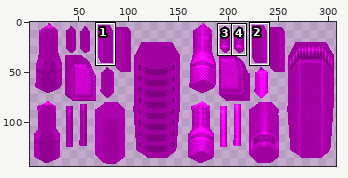
Two versions of one sprite sheet, qw/textures/models/g_light_0.png. The first picture is a wide view before the edit; the outline marks the close-up.
Close-up. Before:
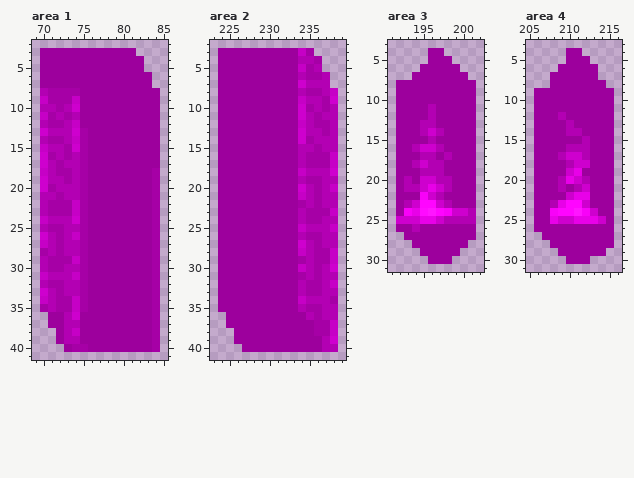
The file is 308x144 pixels. Colours within 5 levels of each other are drawn and written as one. Shown: area 1: x 69..85, y 2..41; area 2: x 223..239, y 2..41; area 3: x 191..202, y 3..31; area 4: x 205..216, y 3..31. The wide view leaves out empty margins. The commit also changed other parts of the picture, which this record leaves out.
The same view after the edit:
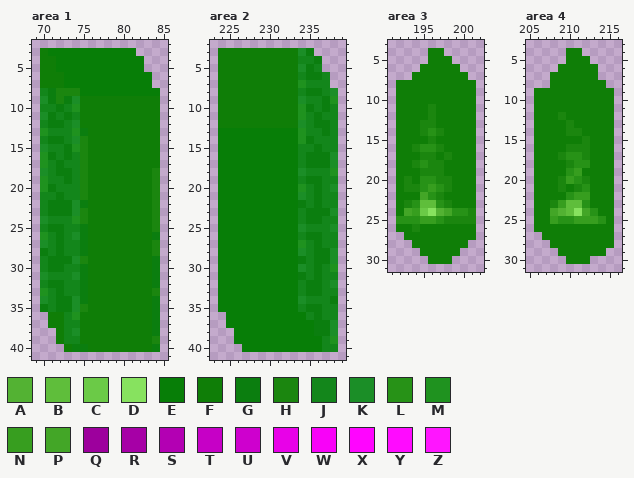
Palette (. is transparent): A #53b233  B #5fbe3b  C #6bca47  D #87e25f  E #077e07  F #0f7e07  G #0b7e0f  H #1b860f  J #13861b  K #1b8e27  L #279217  M #1f921f  N #379e1f  P #43a627  Q #9d009d  R #a600a6  S #b300b3  T #c600c6  U #ce00ce  V #e801e8  W #f802f8  X #ff05ff  Y #ff0bff  Z #ff15ff
Changes in this commit:
Changed rows in their new state; - is an unchanged pixel.
Area 1:
first column x 70:
 3 FEEEEEEEEEEE---
 4 FFEEEEEEEEEEE--
 5 FFEEEEEEEEEEE--
 6 FFFEEEEEEEEEEE-
 7 FFFEEEEEEEEEEE-
 8 JGHHHEEEEEEEEEE
 9 KGHGKFFFFFFFFFF
10 JJGJMFFFFFFFFFF
11 KGJGJFFFFFFFFFF
12 JGGJKFFFFFFFFFF
13 MJJJMGFFFFFFFFF
14 JGGJKHFFFFFFFFF
15 KJJGMHFFFFFFFFF
16 MGJGJHFFFFFFFFF
17 MJGJJHFFFFFFFFF
18 KJGGJHFFFFFFFFH
19 MJJGJHFFFFFFFFH
20 MGJJJHFFFFFFFFH
21 JJGJJHFFFFFFFFH
22 JGGGKGFFFFFFFFH
23 JGGGKHFFFFFFFFH
24 KJJJMHFFFFFFFFH
25 JGGJJGFFFFFFFFH
26 MJGJKGFFFFFFFFG
27 KJGJJGFFFFFFFFH
28 GJGJJGFFFFFFFFH
29 JGGGKHFFFFFFFFG
30 JGGJJGFFFFFFFFG
31 KJJJKGFFFFFFFFG
32 JGGJJGFFFFFFFFG
33 MJGJJGFFFFFFFFH
34 KJGGKGFFFFFFFFG
35 GJGGKHFFFFFFFFG
36 -FFJMFFFFFFFFFG
37 -FFJJFFFFFFFFFG
38 --FJKFFFFFFFFFG
39 --FJJFFFFFFFFFH
40 ---FGGFFFFFFFFG
Area 2:
first column x 224:
 3 FFFFFFFFFFKG---
 4 FFFFFFFFFFJJG--
 5 FFFFFFFFFFKGJ--
 6 FFFFFFFFFFJGGJ-
 7 FFFFFFFFFFMJJJ-
 8 FFFFFFFFFFJGGJK
 9 FFFFFFFFFFKJJGM
10 FFFFFFFFFFMGJGJ
11 FFFFFFFFFFMJGJJ
12 FFFFFFFFFFKJGGJ
13 EEEEEEEEEEMJJGJ
14 EEEEEEEEEEMGJJJ
15 EEEEEEEEEEJJGJJ
16 EEEEEEEEEEJGGGK
17 EEEEEEEEEEJGGGK
18 EEEEEEEEEEKJJJM
19 EEEEEEEEEEJGGJJ
20 EEEEEEEEEEMJGJK
21 EEEEEEEEEEKJGJJ
22 EEEEEEEEEEGJGJJ
23 EEEEEEEEEEJGGGK
24 EEEEEEEEEEJGGJJ
25 EEEEEEEEEEKJJJK
26 EEEEEEEEEEJGGJJ
27 EEEEEEEEEEMJGJJ
28 EEEEEEEEEEKJGGK
29 EEEEEEEEEEGJGGK
30 EEEEEEEEEEKJGJM
31 EEEEEEEEEEGJGJJ
32 EEEEEEEEEEJGGJK
33 EEEEEEEEEEJGGJJ
34 EEEEEEEEEEKJJJG
35 EEEEEEEEEEJGGJJ
36 -EEEEEEEEEEJGJJ
37 -EEEEEEEEEEEGGK
38 --EEEEEEEEEEGGK
39 --EEEEEEEEEEEJM
40 ---EEEEEEEEEEJJ
Area 3:
first column x 192:
 4 ----FF----
 5 ----FFF---
 6 ---FFFFF--
 7 --FFFFFFF-
 8 FFFFFFFFFF
 9 FFFFFFFFFF
10 FFFFFFFFFF
11 FFFFHFFFFF
12 FFFFHFFFFF
13 FFFHHFFFFF
14 FFFHLHFFFF
15 FFFFHFFFFF
16 FFHLLHFFFF
17 FFFHHFHFFF
18 FFHLHHFFFF
19 FFFHHHFFFF
20 FHFLLHHFFF
21 FHHLNLHFFF
22 FFFPLHFFFF
23 FHLBBLHFFF
24 FPNCDAPLLH
25 LLLNNLHHHH
26 FFHFFFFFFF
27 -FFFFFFFFF
28 --FFFFFFF-
29 ---FFFFF--
30 ----FFF---
Area 4:
first column x 206:
 4 ----FF----
 5 ----FFF---
 6 ---FFFFF--
 7 --FFFFFF--
 8 --FFFFFFF-
 9 FFFFFFFFFF
10 FFFFFFFFFF
11 FFFFFFFFFF
12 FFFHFFFFFF
13 FFFFHFFFFF
14 FFFFHHFFFF
15 FFFFFFHFFF
16 FFFFHHHFFF
17 FFFHLLHFFF
18 FFFFHLLFFF
19 FFFFLNFFFF
20 FFFHNLHFFF
21 FFFHFHLFFF
22 FFFFLNNFFF
23 FFHNBBLFFF
24 FFPABDPLFF
25 FFNLLNNNLF
26 FFFFFFFFFF
27 -FFFFFFFFF
28 --FFFFFFFF
29 ---FFFFFF-
30 ----FFF---
Where, in picture pixels (left, top, right, bottom), the same in both close-ups:
changed: (40, 48, 160, 352)
changed: (218, 48, 338, 352)
changed: (396, 48, 476, 264)
changed: (534, 48, 614, 264)
